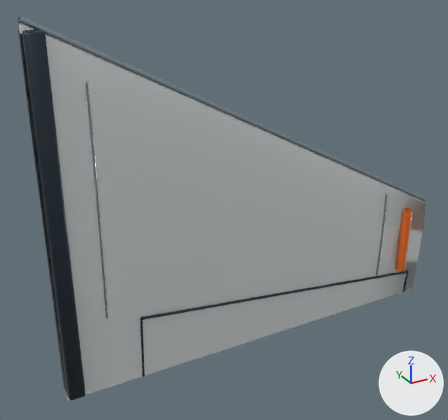
One commit to the glTF model dist/assets/parts/wing.glb: the scene before it, then after it.
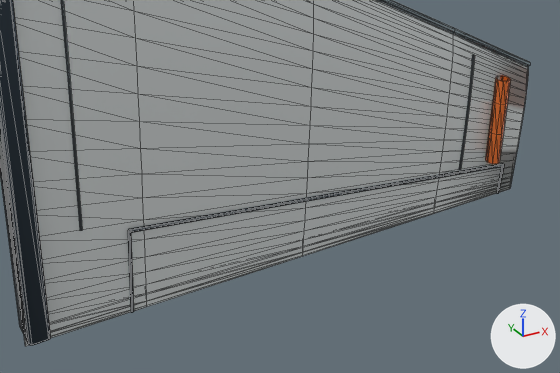
Each version appears first whole from a 50 mm camera at (-0.42, -2.16, 1.03) aimed at (0.8, 0.07, -0.08), and next in a close-up on the part from 11% to 100% of the width and 37% to 100% of the height. Arrows for +X, +Y and +Z are at lower right; the lights stay in place. The last two pictures show the newer version. The close-ups show mesh edges as thin lines. Vertices at exactly the same position are counted once.

Objects in the first close-up: 'Tapered airfoil'.
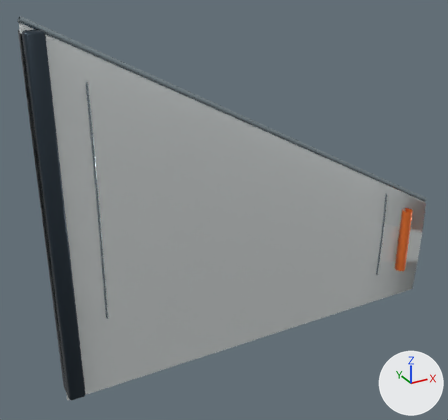
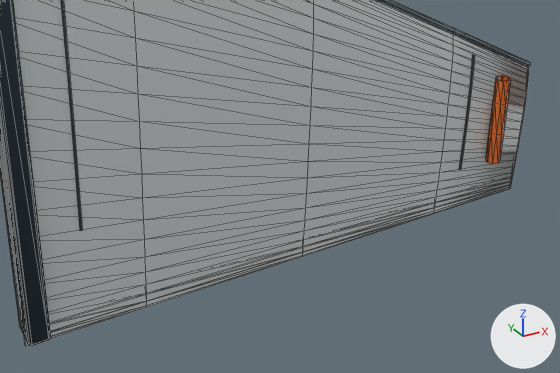
Edits to the bpy script that builds the scene:
```text
Change me_tapered_airfoil:
    used by ob_tapered_airfoil; location = (0.0, 0.0, 0.0)
    remove me_tapered_airfoil.from_pydata(...)  # 568 vertices, 1016 faces; spans x 0.0..2.0, y -0.06..0.06, z -0.8..0.8
    add me_tapered_airfoil.from_pydata(...)  # 464 vertices, 856 faces; spans x 0.0..2.0, y -0.06..0.06, z -0.8..0.8
    me_tapered_airfoil part 1: the loose piece of 40 vertices spanning x 0.35..1.93, y -0.02..0.0, z -0.67..-0.46 is deleted
    me_tapered_airfoil part 2: the loose piece of 32 vertices spanning x 0.35..0.36, y -0.02..0.01, z -0.78..-0.46 is deleted
    me_tapered_airfoil part 3: the loose piece of 32 vertices spanning x 1.92..1.93, y -0.01..0.01, z -0.8..-0.66 is deleted
```

What differs and where, as boxes (x1, y1, x2, y2) in the close-ups (560 x 373 px):
part 1 of me_tapered_airfoil, deleted: before (129, 164, 504, 233)
part 2 of me_tapered_airfoil, deleted: before (128, 230, 134, 313)
part 3 of me_tapered_airfoil, deleted: before (496, 166, 504, 194)
